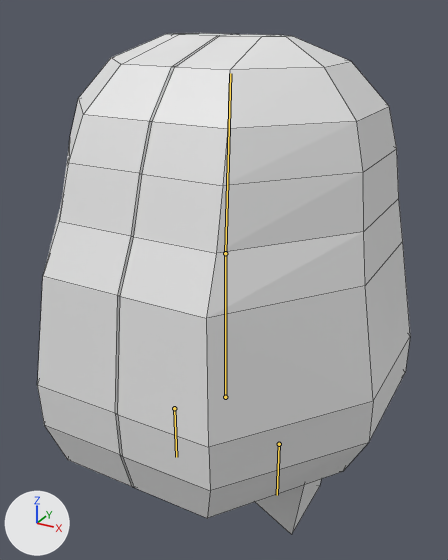
The Blender file Game/BlenderModels/EnemyRigAnimated.blend, before and after one commit.
Camera for both pictures: a 50 mm camera at (5.55, -10.1, 10.18) aimed at (-0.1, 0.17, 5.04). The lights are fixed; the arrows at lower left show +X, +Y and +Z. The bones that bend it are drawn over the model as lines. Mesh edges are drawn as thin lines.
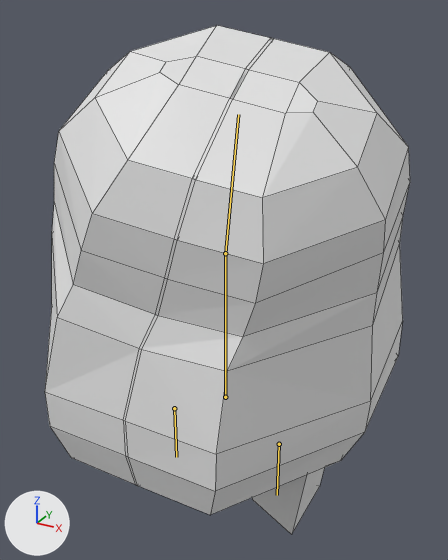
The newer file adds an action. The first version stands in its rest pose; the second is drawn at frame 50 of the action 'Death.001'.

The change in detail:
Bone 'Head' (bone_head) turns from (0, 0, 0) to (27, 14, -12) degrees about its own x, y and z.

Location of each change, [x1, y1, x2, y2] in pixels of the pictures (448 x 560 px):
'Cube', posed: before [37, 33, 410, 535]; after [45, 25, 410, 535]
bone 'Head', root to tip: before (225, 253) to (230, 73); after (225, 253) to (238, 114)
